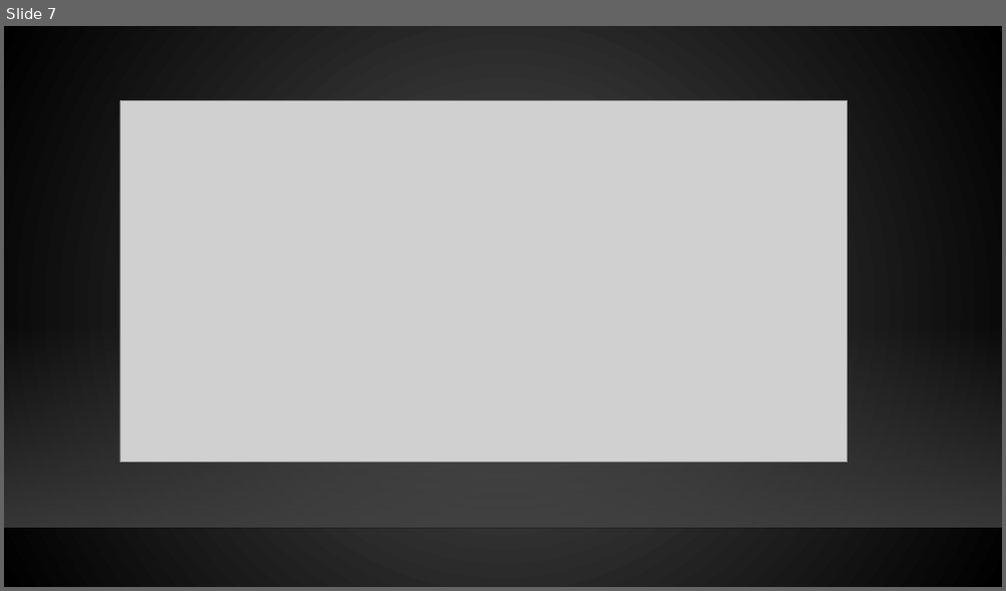
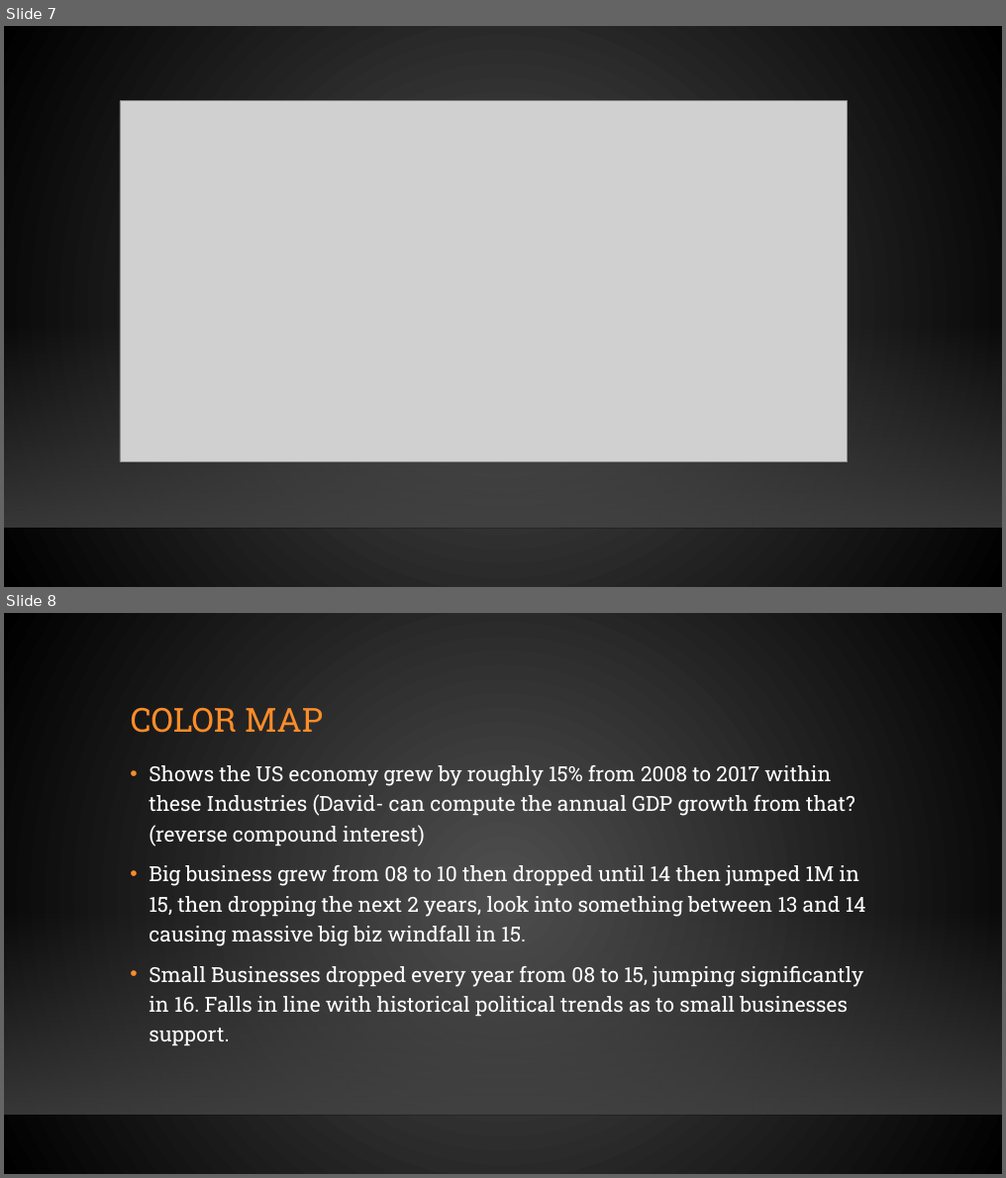
Before and after one commit to jobongie/group10_project2, a slide deck: Project_2_Group_10.pptx. Shown one above the other, each under a label of ours: slide 7 before the commit, slides 7 and 8 after it. The pictures are 1006x591 and 1006x1178 pixels, drawn with LibreOffice and Linux fonts; fonts in the diff are those of the drawing; grey boxes stand for pictures; background and template pictures are left out. Boxes give left, top, right and bottom in pixels: in the first picture for what was removed or moved away, otherwise in the second. Text is boxed around its words. In the diff, an @@ line names an element or a change of style, - is before the commit and + after.

```diff
--- a/Project_2_Group_10.pptx
+++ b/Project_2_Group_10.pptx
@@ slide 8 added at [4, 613, 1002, 1174], background gradient #505050 to #000000; not listed: 2 template elements that a slide beside it also shows @@
@@ title added at [131, 707, 323, 733], 32 pt, text #FB8C29 @@
+COLOR MAP
@@ text added at [149, 765, 866, 1047], 20 pt, text #FFFFFF @@
+• Shows the US economy grew by roughly 15% from 2008 to 2017 within these Industries (David- can compute the annual GDP growth from that? (reverse compound interest)
+• Big business grew from 08 to 10 then dropped until 14 then jumped 1M in 15, then dropping the next 2 years, look into something between 13 and 14 causing massive big biz windfall in 15.
+• Small Businesses dropped every year from 08 to 15, jumping significantly in 16. Falls in line with historical political trends as to small businesses support.
```
Also in this commit, not shown: 1 other file.
